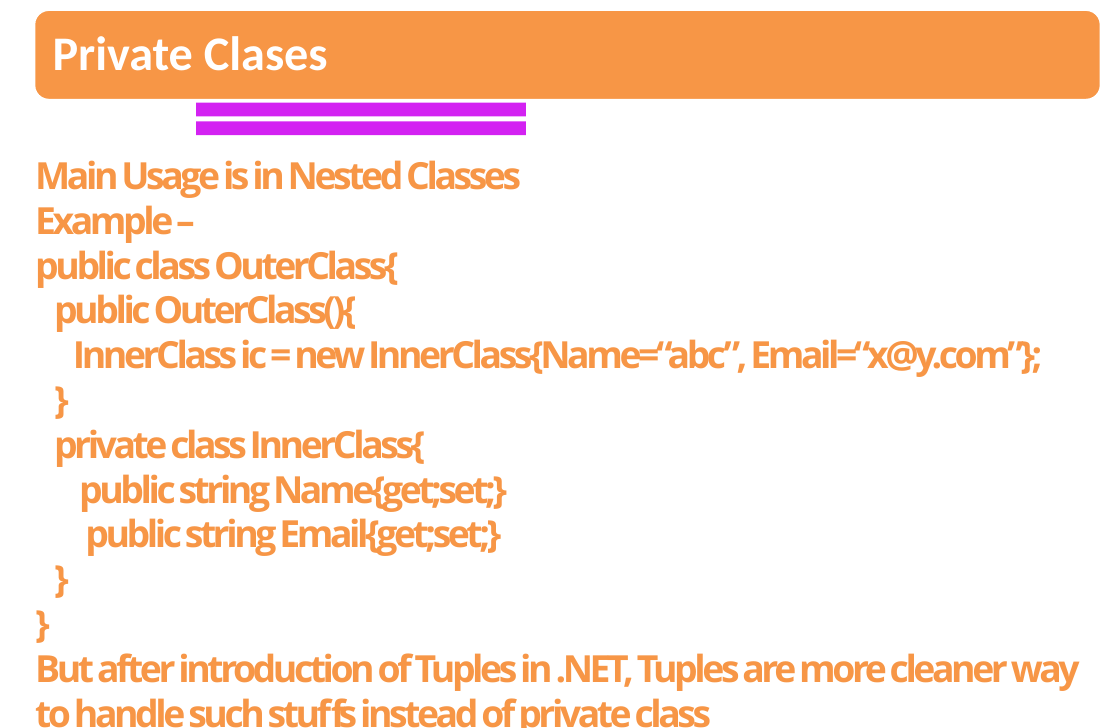
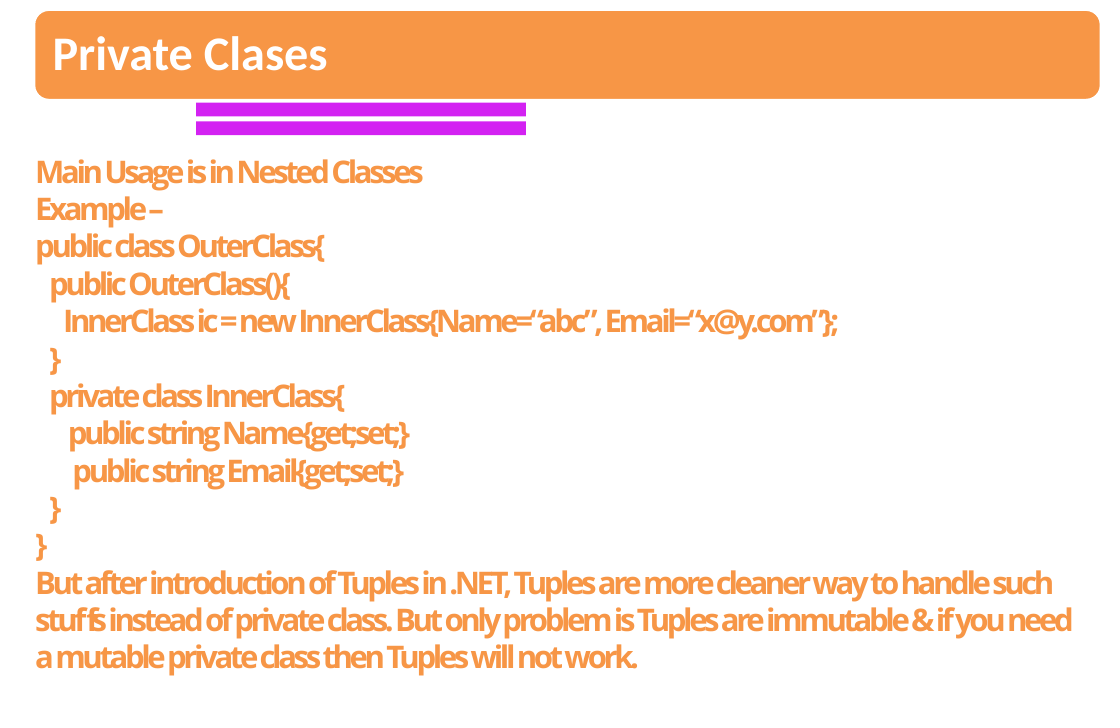
Before and after one commit to sandipray63in/My_Training_Session_Slides, a slide deck: slide 28 of Programming Paradigms.pptx. Drawn at 1120x728 pixels with LibreOffice and Linux fonts; fonts in the diff are those of the drawing. Boxes give left, top, right and bottom in pixels: in the first picture for what was removed or moved away, otherwise in the second. Text is boxed around its words. In the diff, an @@ line names an element or a change of style, - is before the commit and + after.

Commit message:
Updated Private Class slide

```diff
--- a/Programming Paradigms.pptx
+++ b/Programming Paradigms.pptx
@@ text at (35,159,840,490): size 24 to 20 pt in "Main Usage is in Nested Classes", "Example –", "public class OuterClass{", "public OuterClass(){" and 7 more places @@
@@ text at (35,570,1074,676): text changed; size 24 to 20 pt @@
-But after introduction of Tuples in .NET, Tuples are more cleaner way to handle such stuffs instead of private class
+But after introduction of Tuples in .NET, Tuples are more cleaner way to handle such stuffs instead of private class. But only problem is Tuples are immutable & if you need a mutable private class then Tuples will not work.
```
